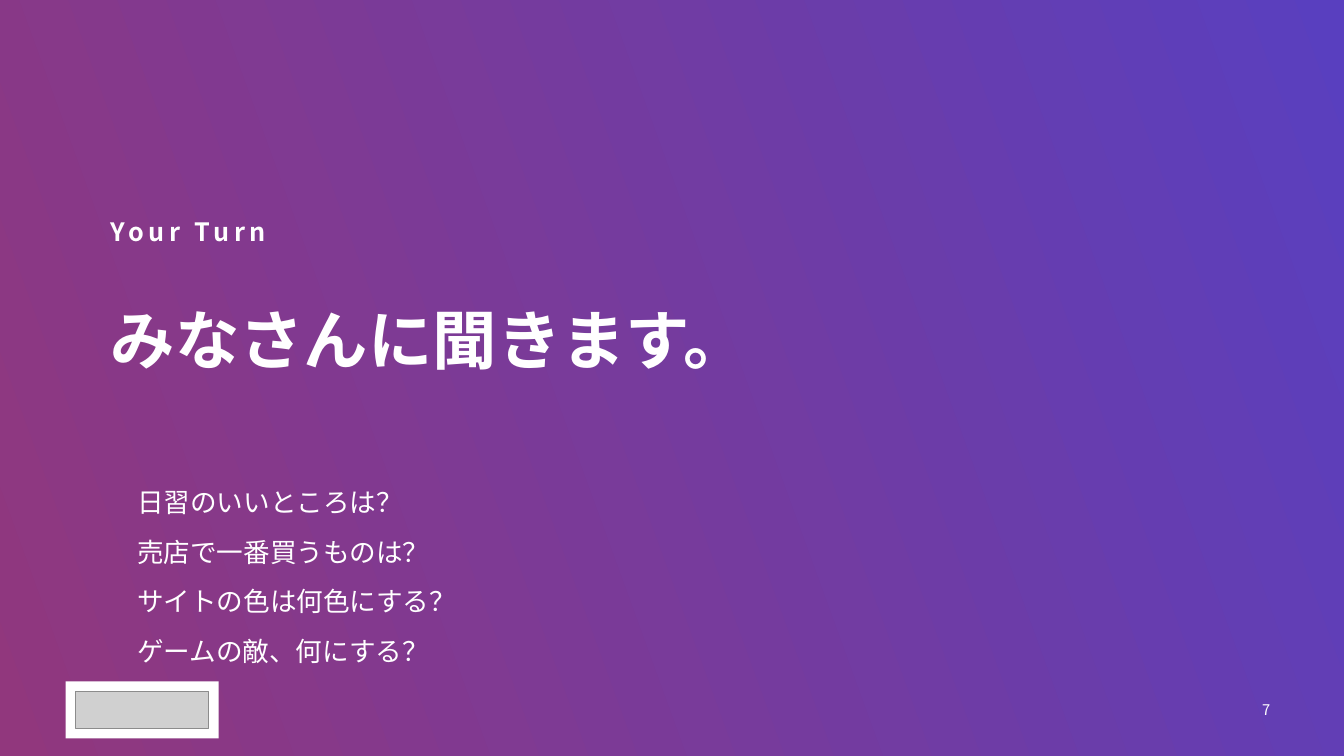
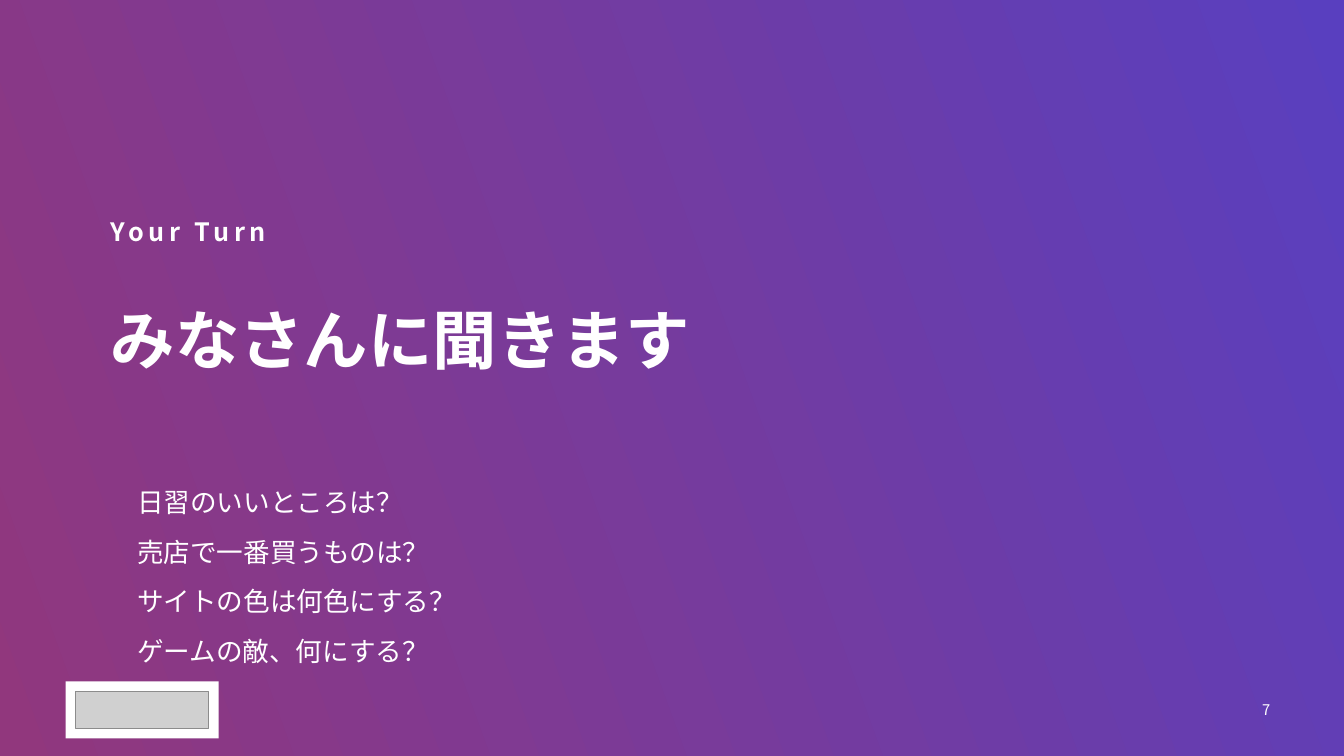
Before and after one commit to yutakaJssst/narashino-visit-2, a slide deck: slide 7 of slides/nichinara20260908.pptx. Drawn at 1344x756 pixels with LibreOffice and Linux fonts; fonts in the diff are those of the drawing; grey boxes stand for pictures. Boxes give left, top, right and bottom in pixels: in the first picture for what was removed or moved away, otherwise in the second. Text is boxed around its words. In the diff, an @@ line names an element or a change of style, - is before the commit and + after.

```diff
--- a/slides/nichinara20260908.pptx
+++ b/slides/nichinara20260908.pptx
@@ text at [111, 311, 690, 370]: text changed @@
-みなさんに聞きます。
+みなさんに聞きます
```
Also in this commit, not shown: 15 other slides changed, 2 other files.
